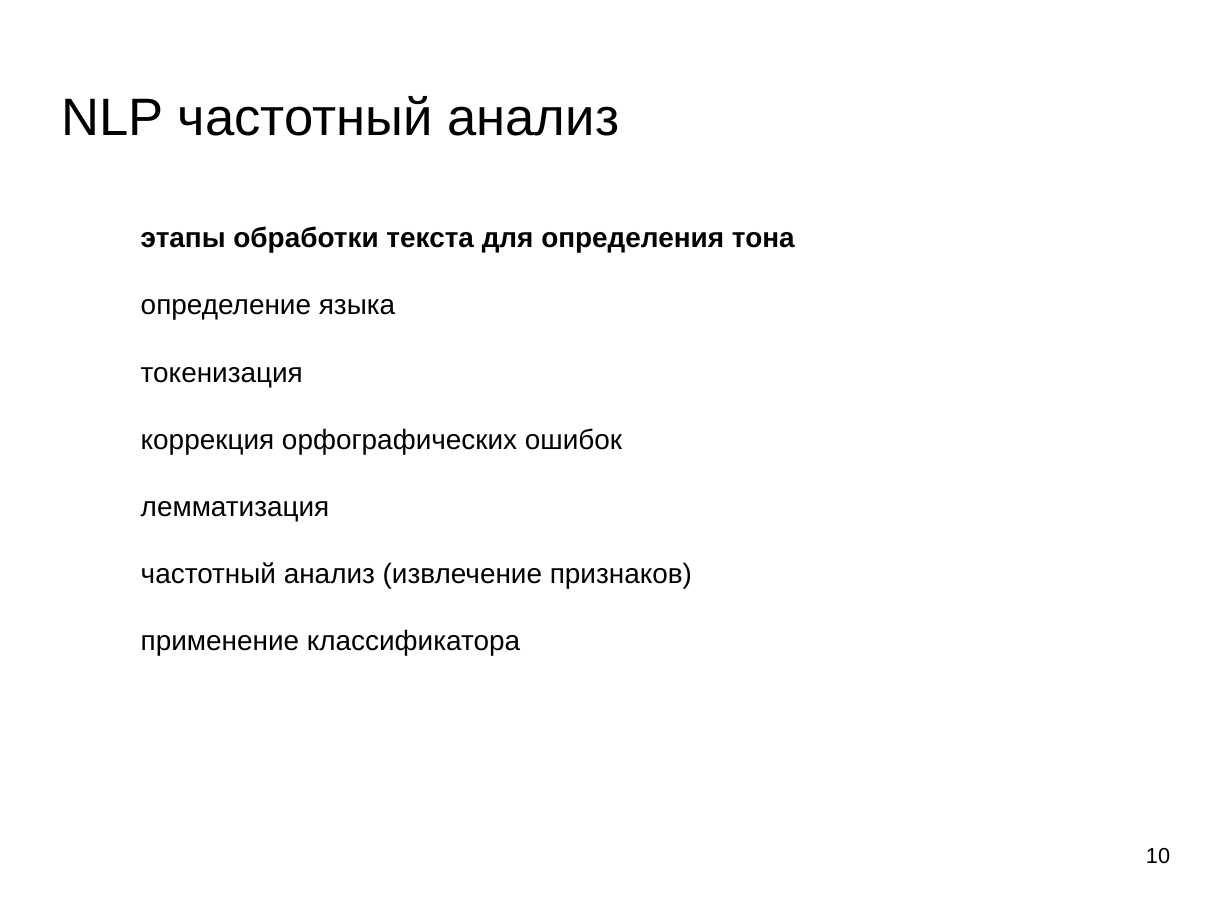
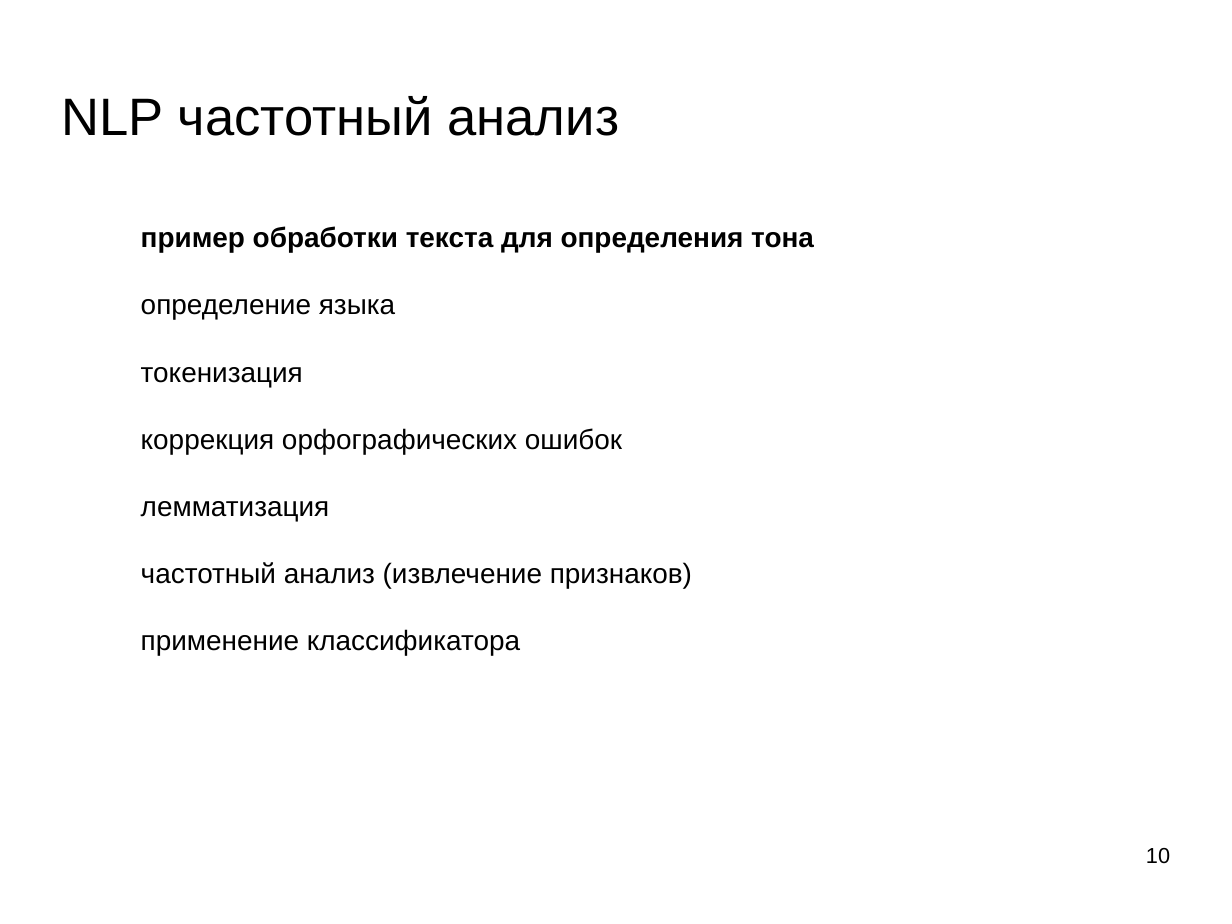
Before and after one commit to mechanoid5/ml_nlp_2024_I, a slide deck: slide 10 of 01-intro.odp. Drawn at 1232x924 pixels with LibreOffice and Linux fonts; fonts in the diff are those of the drawing; background and template pictures are left out. Boxes give left, top, right and bottom in pixels: in the first picture for what was removed or moved away, otherwise in the second. Text is boxed around its words. In the diff, an @@ line names an element or a change of style, - is before the commit and + after.

```diff
--- a/01-intro.odp
+++ b/01-intro.odp
@@ text at (x1=141, y1=226, x2=814, y2=253): text changed @@
-этапы обработки текста для определения тона
+пример обработки текста для определения тона
```
Also in this commit, not shown: 1 slide removed, 1 other file.
